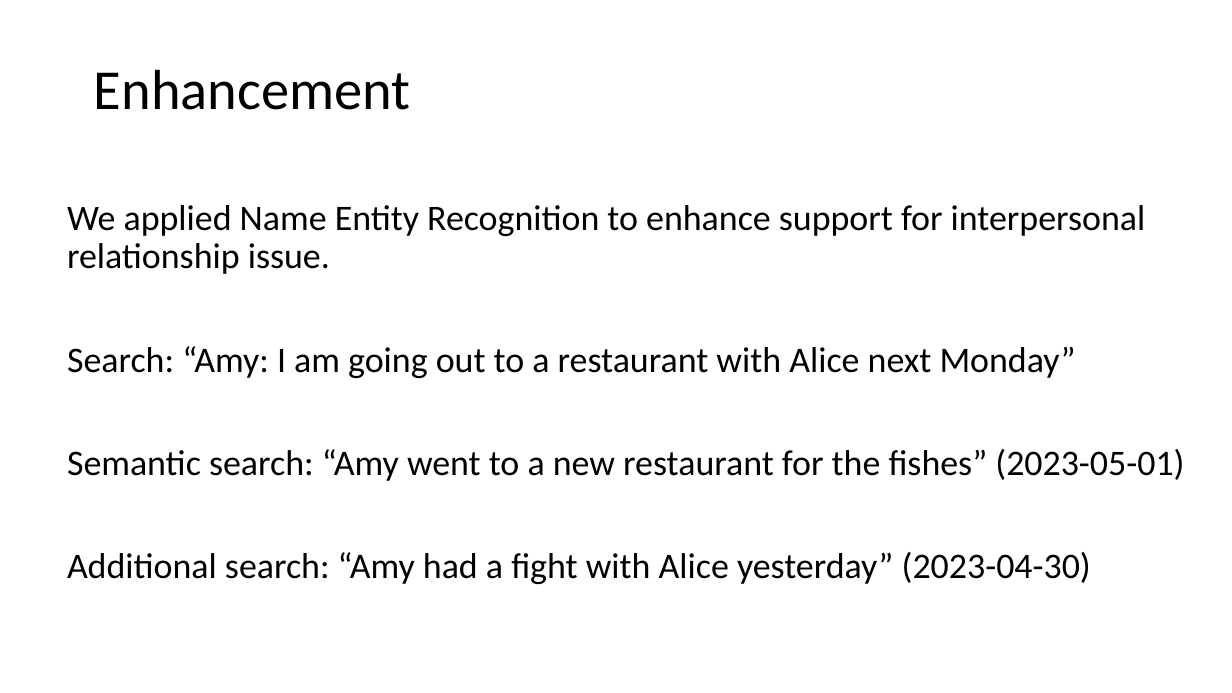
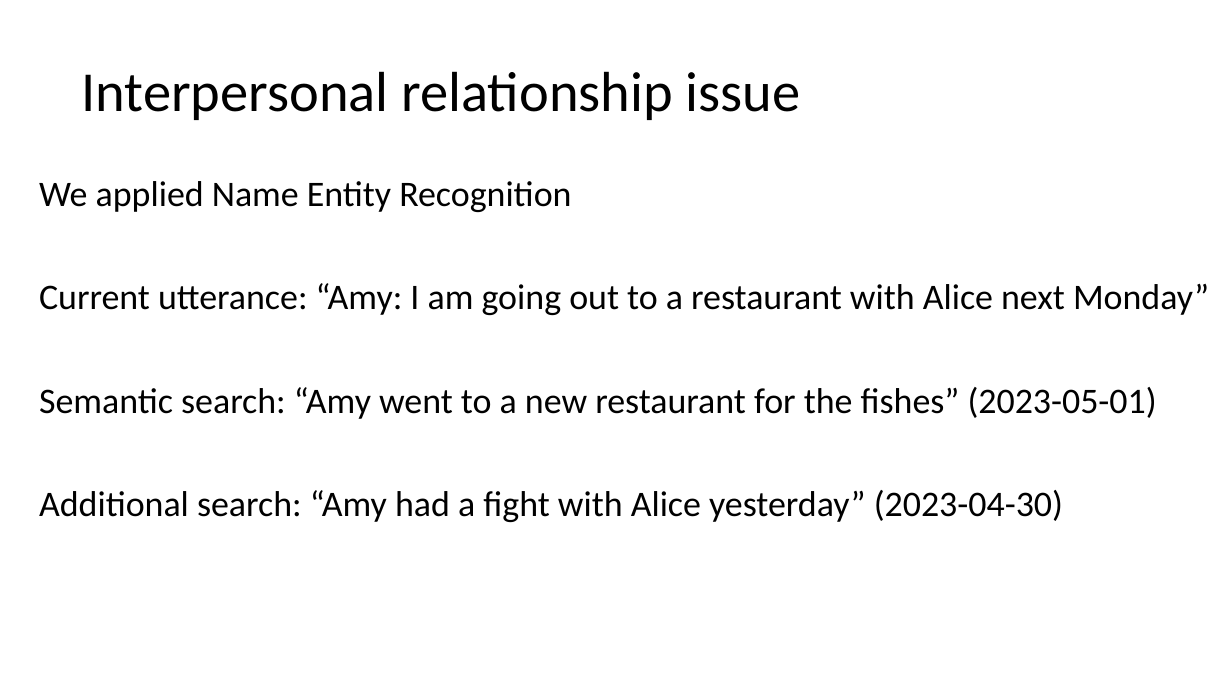
Before and after one commit to Astonzzh/slide, a slide deck: slide 47 of presentation1.pptx (slide 46 before the commit). Drawn at 1232x693 pixels with LibreOffice and Linux fonts; fonts in the diff are those of the drawing. Boxes give left, top, right and bottom in pixels: in the first picture for what was removed or moved away, otherwise in the second. Text is boxed around its words. In the diff, an @@ line names an element or a change of style, - is before the commit and + after.

```diff
--- a/presentation1.pptx
+++ b/presentation1.pptx
@@ title at [81,71,801,120]: text changed @@
-Enhancement
+Interpersonal relationship issue
@@ text "We applied Name Entity Recognition": place and size @@
-text "We applied Name Entity Recognition" at [67,205,1184,584]
+text "We applied Name Entity Recognition" at [39,181,1209,522]
@@ text at [39,181,1209,315]: text changed @@
-We applied Name Entity Recognition to enhance support for interpersonal relationship issue.
-Search: “Amy: I am going out to a restaurant with Alice next Monday”
+We applied Name Entity Recognition
+Current utterance: “Amy: I am going out to a restaurant with Alice next Monday”
```
Also in this commit, not shown: 30 other slides changed, 2 slides added, 1 slide removed.
